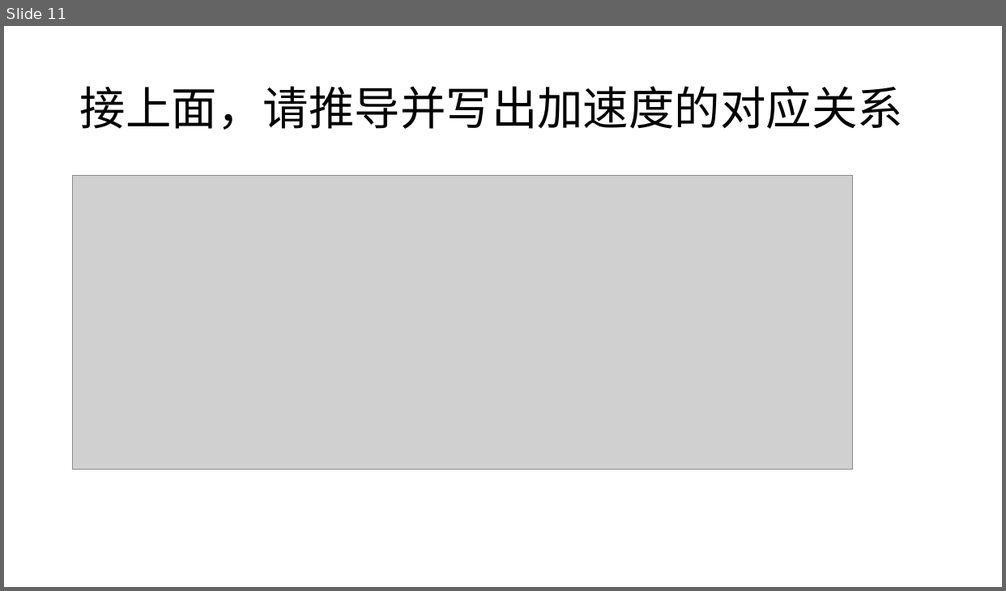
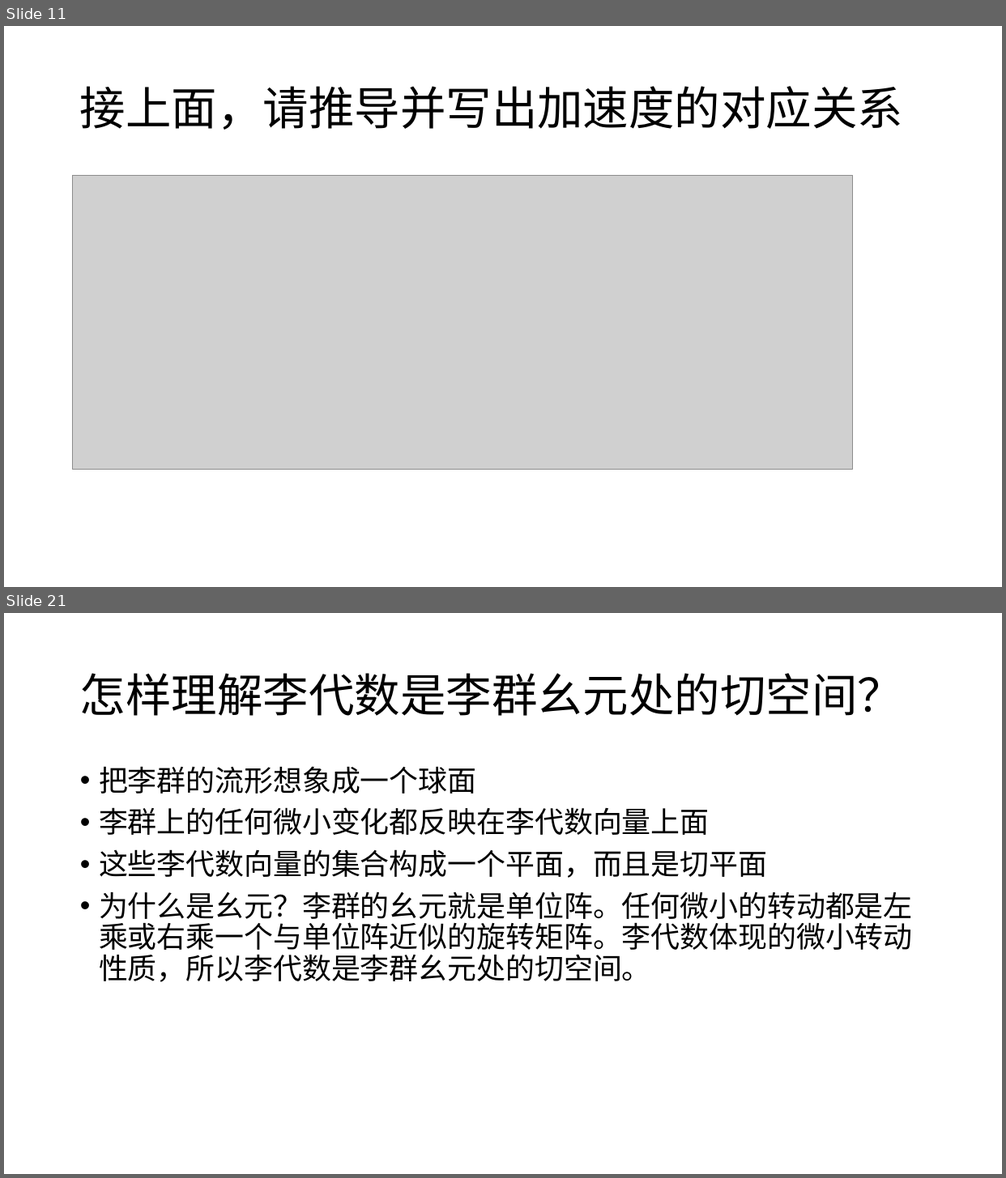
Before and after one commit to CR7dongfeng/State-Estimation, a slide deck: 3D知识清单.pptx. Shown one above the other, each under a label of ours: slide 11 before the commit, slides 11 and 21 after it; the slides between them are not shown. The pictures are 1006x591 and 1006x1178 pixels, drawn with LibreOffice and Linux fonts; fonts in the diff are those of the drawing; grey boxes stand for pictures. Boxes give left, top, right and bottom in pixels: in the first picture for what was removed or moved away, otherwise in the second. Text is boxed around its words. In the diff, an @@ line names an element or a change of style, - is before the commit and + after.

```diff
--- a/3D知识清单.pptx
+++ b/3D知识清单.pptx
@@ slide 21 added at [4,613,1002,1174], background #FFFFFF @@
@@ title added at [80,673,903,716], 44 pt, text #000000 @@
+怎样理解李代数是李群幺元处的切空间？
@@ text added at [99,766,913,982], 28 pt, text #000000 @@
+• 把李群的流形想象成一个球面
+• 李群上的任何微小变化都反映在李代数向量上面
+• 这些李代数向量的集合构成一个平面，而且是切平面
+• 为什么是幺元？李群的幺元就是单位阵。任何微小的转动都是左乘或右乘一个与单位阵近似的旋转矩阵。李代数体现的微小转动性质，所以李代数是李群幺元处的切空间。
```
Also in this commit, not shown: 2 slides changed, 16 other slides added.
